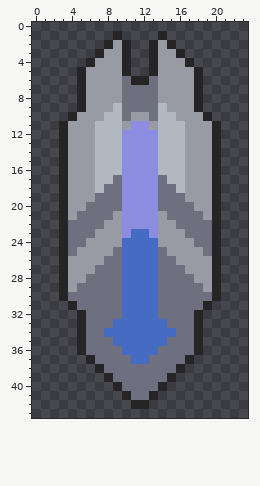
Pixel-art sprite -- sprites/units/spaceAir/heavy-rail-weapon.png. Above is the file before it was changed.
The file is 24x44 pixels.
Now the later version:
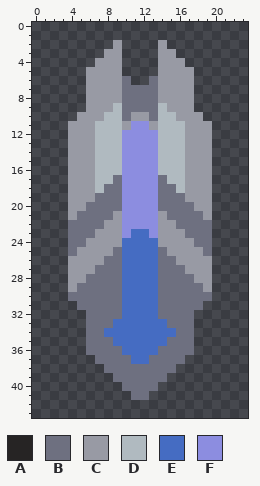
Palette (. is transparent): A #262424  B #6e7080  C #989aa4  D #b0bac0  E #456cc2  F #8c8de0
From old to new:
y 1: x 9 A -> .; x 14 A -> .
y 2: x 8 A -> .; x 10 A -> .; x 13 A -> .; x 15 A -> .
y 3: x 7 A -> .; x 10 A -> .; x 13 A -> .; x 16 A -> .
y 4: x 6 A -> .; x 10 A -> .; x 13 A -> .; x 17 A -> .
y 5: x 5 A -> .; x 10 A -> .; x 13 A -> .; x 18 A -> .
y 6: x 5 A -> .; x 11..12 AA -> ..; x 18 A -> .
y 7..9: x 5 A -> .; x 18 A -> .
y 10: x 4 A -> .; x 19 A -> .
y 11..30: x 3 A -> .; x 20 A -> .
y 31: x 4 A -> .; x 19 A -> .
y 32..36: x 5 A -> .; x 18 A -> .
y 37: x 6 A -> .; x 17 A -> .
y 38: x 7 A -> .; x 16 A -> .
y 39: x 8 A -> .; x 15 A -> .
y 40: x 9 A -> .; x 14 A -> .
y 41: x 10 A -> .; x 13 A -> .
y 42: x 11..12 AA -> ..
Where, in picture pixels (left, top, right, bottom), the same in both pictures:
erased: (59, 31, 221, 409)
